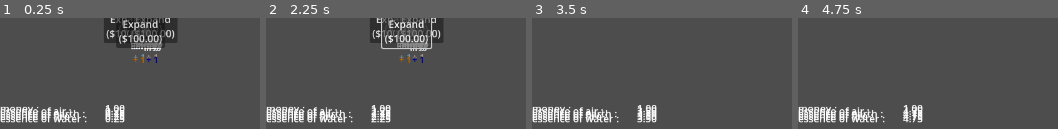
Above: before the commit, frames 1-4 (left to right).
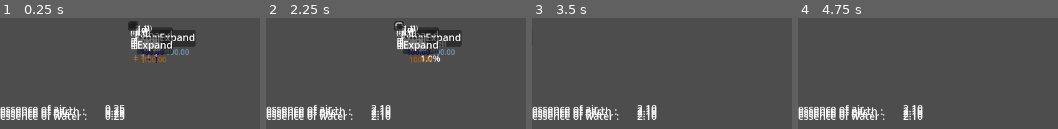
Above: after the commit, the same moments.

Repository: AtkinTC/Godot-Garden
Game: Godot game, scene res://Scenes/main.tscn
The game is run twice, just before and just after one commit, with the same random seed, the same clock (stepped at 60 frames per second) and the same inputs.
Inputs (mouse positions are in pixels of both pictures, inside the frame that each line leads up to):
- Up to frame 1 (0.25 s): no input
- Up to frame 2 (2.25 s): click (406, 21) at 0.5 s, where only the run before the commit has a clickable "Expand ($100.00)"; click (422, 35) at 1.27 s; click (396, 23) at 2.02 s
- Up to frame 3 (3.5 s): move the mouse to (outside the picture) at 2.77 s; hold D (ui_right) from 2.78 s (still down); tap Mouse wheel up (zoom_in) at 2.85 s
- Up to frame 4 (4.75 s): move the mouse to (outside the picture) at 3.52 s; release D (ui_right) at 3.53 s; hold S (ui_down) 3.53-4.28 s; tap Mouse wheel down (zoom_out) at 3.6 s; tap Enter at 4.25 s; move the mouse to (outside the picture) at 4.27 s; hold D (ui_right) from 4.28 s (still down); tap Mouse wheel up (zoom_in) at 4.35 s

The runs differ from the first frame. In frame 1, 9.9% of the frame differs, in the area x 0-75%, y 0-95%; in frame 2, 9.9%; in frame 3, 2.4%; in frame 4, 2.5%.
Error before the commit: Invalid access to property or key 'AMOUNT' on a base object of type 'Node (ResourceManager.gd)'. (res://Singletons/PurchaseManager.gd:14)

Commit message:
change garden expansion to use elements and directions
-add different elemental prices depending on direction of expansion
-modify GardenExpandPanel to show different element prices

Diff:
--- a/Scenes/Garden/GardenExpandPanel.gd
+++ b/Scenes/Garden/GardenExpandPanel.gd
@@ -3,7 +3,9 @@
 
 signal expand_panel_pressed(exp_v : Vector2)
 
-@onready var button : Button = $ExpandButton
+@onready var button : Button = $Margin/ExpandButton
+@onready var labels_container : Control = $Margin/V/H
+@onready var price_labels : Array = [$Margin/V/H/Control]
 
 @export var expand_v : Vector2 = Vector2.ZERO
 @export_node_path var garden_path : NodePath
@@ -25,7 +27,20 @@
 		return
 
 	var price := GardenManager.get_garden_expansion_price(expand_v)
-	button.text = "Expand\n($%.2f)" % price
+
+	for i in price.size():
+		var resource_key = price.keys()[i]
+		if(i >= price_labels.size()):
+			price_labels.append((price_labels[0] as Control).duplicate())
+			labels_container.add_child(price_labels[i])
+		(price_labels[i].get_node("Label") as Label).text = "%.2f" % price[resource_key]
+		var display_colors = ResourceManager.get_resource_attribute(resource_key, ResourceManager.DISPLAY_COLORS, [])
+		if(display_colors.size() > 0):
+			(price_labels[i].get_node("Label") as Label).modulate = display_colors[0] as Color
+		if(display_colors.size() > 1):
+			(price_labels[i].get_node("ColorRect") as ColorRect).color = display_colors[1] as Color
+
+
 
 func _on_expand_button_pressed():
 	expand_panel_pressed.emit(expand_v)
--- a/Scenes/Garden/GardenExpandPanel.tscn
+++ b/Scenes/Garden/GardenExpandPanel.tscn
@@ -9,19 +9,64 @@
 offset_bottom = 100.0
 script = ExtResource( "1_tnc7q" )
 
-[node name="ExpandButton" type="Button" parent="."]
-anchor_left = 0.5
-anchor_top = 0.5
-anchor_right = 0.5
-anchor_bottom = 0.5
-offset_left = -33.0
-offset_top = -15.5
-offset_right = 33.0
-offset_bottom = 15.5
+[node name="Margin" type="MarginContainer" parent="."]
+anchor_right = 1.0
+anchor_bottom = 1.0
+theme_override_constants/margin_right = 10
+theme_override_constants/margin_top = 10
+theme_override_constants/margin_left = 10
+theme_override_constants/margin_bottom = 10
+
+[node name="ExpandButton" type="Button" parent="Margin"]
+offset_left = 10.0
+offset_top = 10.0
+offset_right = 90.0
+offset_bottom = 90.0
 grow_horizontal = 2
 grow_vertical = 2
-text = "Expand
-($100)"
 metadata/_edit_use_custom_anchors = false
 
-[connection signal="pressed" from="ExpandButton" to="." method="_on_expand_button_pressed"]
+[node name="V" type="VBoxContainer" parent="Margin"]
+offset_left = 21.0
+offset_top = 25.0
+offset_right = 79.0
+offset_bottom = 75.0
+size_flags_horizontal = 4
+size_flags_vertical = 4
+
+[node name="Label" type="Label" parent="Margin/V"]
+offset_right = 58.0
+offset_bottom = 26.0
+text = "Expand"
+horizontal_alignment = 1
+vertical_alignment = 1
+
+[node name="H" type="HBoxContainer" parent="Margin/V"]
+offset_top = 30.0
+offset_right = 58.0
+offset_bottom = 50.0
+size_flags_vertical = 3
+
+[node name="Control" type="Control" parent="Margin/V/H"]
+minimum_size = Vector2(0, 20)
+offset_right = 58.0
+offset_bottom = 20.0
+size_flags_horizontal = 3
+
+[node name="ColorRect" type="ColorRect" parent="Margin/V/H/Control"]
+anchor_right = 1.0
+anchor_bottom = 1.0
+color = Color(0, 0, 0, 1)
+
+[node name="Label" type="Label" parent="Margin/V/H/Control"]
+anchor_right = 1.0
+anchor_bottom = 1.0
+size_flags_horizontal = 3
+size_flags_vertical = 1
+theme_override_font_sizes/font_size = 12
+text = "100
+"
+horizontal_alignment = 1
+vertical_alignment = 1
+
+[connection signal="pressed" from="Margin/ExpandButton" to="." method="_on_expand_button_pressed"]
--- a/Singletons/GardenManager.gd
+++ b/Singletons/GardenManager.gd
@@ -37,18 +37,23 @@
 			(plots.get_at(Vector2(x,y)) as Plot).step(step_time)
 
 # calculate price for an expansion based on current garden size
-func get_garden_expansion_price(exp_v : Vector2) -> float:
+func get_garden_expansion_price(exp_v : Vector2) -> Dictionary:
 	var new_width : int = plots.get_size().x + abs(exp_v.x)
 	var new_height : int = plots.get_size().y + abs(exp_v.y)
 
 	var current_plots := plots.get_size().x * plots.get_size().y
 	var new_plots := (new_width * new_height) - current_plots
 
-	return plot_base_price * new_plots * (current_plots * 1.0 / min_garden_size)
+	var alignment := get_direction_alignment(exp_v)
+	var price_dict := {}
+	for key in alignment.keys():
+		price_dict[key] = alignment[key] * plot_base_price * new_plots * (current_plots * 1.0 / min_garden_size)
+
+	return price_dict
 
 # expend resources to purchase expansion and apply resize to garden
 func purchase_expansion(exp_v : Vector2):
-	var total_cost := {"MONEY": get_garden_expansion_price(exp_v)}
+	var total_cost := get_garden_expansion_price(exp_v)
 	if(!PurchaseManager.can_afford(total_cost)):
 		return
 
@@ -81,3 +86,15 @@
 
 func connect_garden_resized(reciever_method : Callable):
 	garden_resized.connect(reciever_method)
+
+func get_direction_alignment(dir : Vector2) -> Dictionary:
+	var alignment := {}
+	if(dir.x > 0):
+		alignment["AIR_ESS"] = abs(dir.x)
+	elif(dir.x < 0):
+		alignment["WATER_ESS"] = abs(dir.x)
+	if(dir.y > 0):
+		alignment["FIRE_ESS"] = abs(dir.y)
+	elif(dir.y < 0):
+		alignment["EARTH_ESS"] = abs(dir.y)
+	return alignment
--- a/Singletons/PurchaseManager.gd
+++ b/Singletons/PurchaseManager.gd
@@ -11,7 +11,7 @@
 			#no resource cost
 			continue
 
-		var res_amount = ResourceManager.get_resource_attribute(resource_key, ResourceManager.AMOUNT)
+		var res_amount = ResourceManager.get_resource_attribute(resource_key, ResourceManager.QUANTITY)
 		if(!res_amount || res_amount < res_cost):
 			#insufficient resource
 			return false
@@ -21,5 +21,5 @@
 func spend(total_cost : Dictionary):
 	for resource_key in total_cost.keys():
 		var res_cost = total_cost[resource_key]
-		var res_amount = ResourceManager.get_resource_attribute(resource_key, ResourceManager.AMOUNT)
-		ResourceManager.set_resource_attribute(resource_key, ResourceManager.AMOUNT, res_amount - res_cost)
+		var res_amount = ResourceManager.get_resource_attribute(resource_key, ResourceManager.QUANTITY)
+		ResourceManager.change_resource_quantity(resource_key, -res_cost)
--- a/Singletons/ResourceManager.gd
+++ b/Singletons/ResourceManager.gd
@@ -11,11 +11,6 @@
 const DISPLAY_COLORS := "display_colors"
 
 var resource_types := {
-	"MONEY" : {
-		DISPLAY_NAME : "money",
-		CAPACITY_BASE : 20,
-		QUANTITY_BASE : 1.00
-	},
 	"AIR_ESS" : {
 		DISPLAY_NAME : "essence of air",
 		CAPACITY_BASE : 10,
